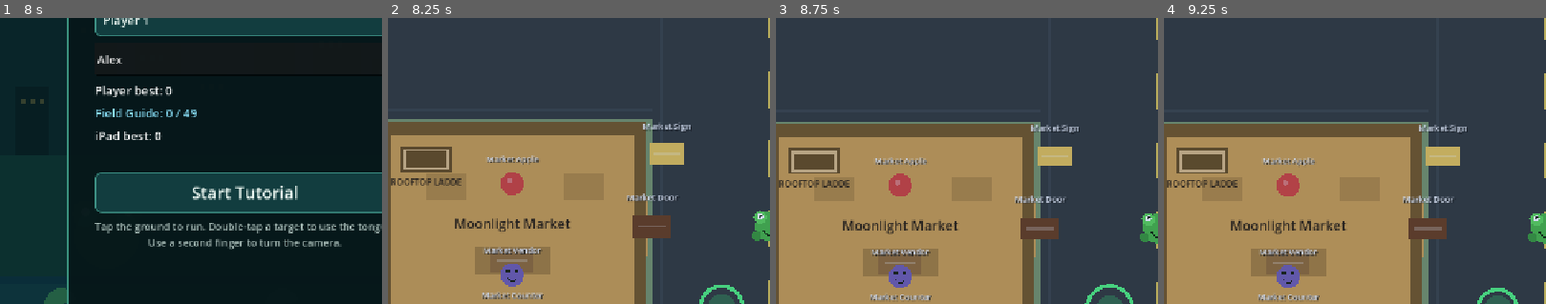
Above: before the commit, frames 1-4 (left to right).
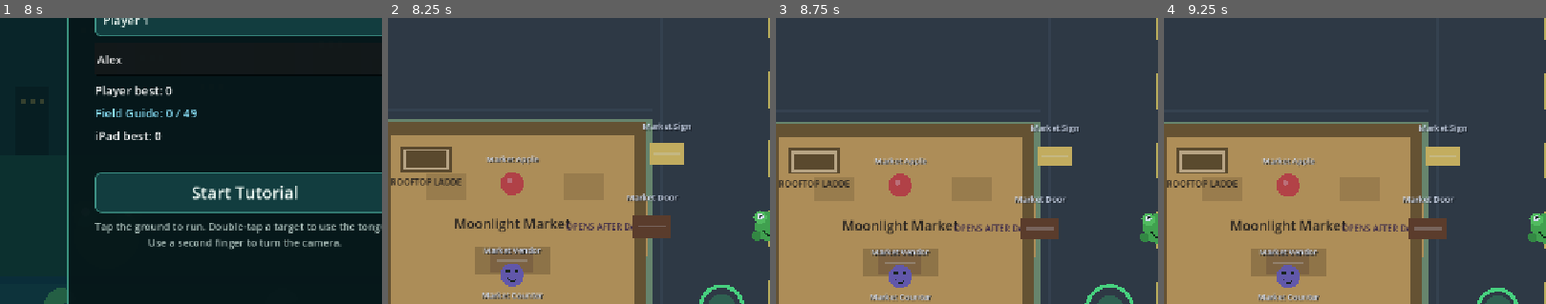
Above: after the commit, the same moments.

Repository: CHDAFNI-MSFT/FrogCityFeast
Game: Godot game, scene res://scenes/main.tscn
The game is run twice, just before and just after one commit, with the same random seed, the same clock (stepped at 60 frames per second) and the same inputs. Sound files missing from this copy of the repository are replaced by a short silence.
Inputs (mouse positions are % of the whole screen's width and height, from its top left):
- Up to frame 1 (8 s): click (32, 41) at 0.52 s; type "Alex" at 0.6 s; click "Player 1" at 1.25 s; click "Reduce motion: Off" at 2 s; click "Reduce motion: On" at 2.75 s; click "Player 1" at 3.5 s; click "Reduce motion: Off" at 4.25 s; click "Reduce motion: On" at 5 s; click "Player 1" at 5.75 s; click "Reduce motion: Off" at 6.5 s; click "Reduce motion: On" at 7.25 s
- Up to frame 2 (8.25 s): click "Start Tutorial" at 8 s
- Up to frame 3 (8.75 s): no input
- Up to frame 4 (9.25 s): click "Belly (0)" at 8.75 s
The pictures show only the part of the screen within x 0-50%, y 34-84%; the shares and areas given below are measured in that part.

Frame 1 is identical in both runs. In frame 2, 0.3% of the frame differs, in the area x 46-64%, y 71-75%; in frame 3, 0.2%; in frame 4, 0.2%.

Commit message:
Add Moonlight Market hours
Co-authored-by: Copilot <223556219+Copilot@users.noreply.github.com>

Copilot-Session: 1c35cf07-4d6c-4d2d-bf9f-40cb1a83c491

Diff:
--- a/src/building.gd
+++ b/src/building.gd
@@ -211,7 +211,9 @@
 	if destructible_parts and entrance_part_style == ENTRANCE_PART_DOOR:
 		_set_body_enabled(
 			_door_body,
-			not value and not is_part_removed(PART_DOOR)
+			not consumed
+			and not value
+			and not is_part_removed(PART_DOOR)
 		)
 		navigation_changed.emit()
 	queue_redraw()
--- a/src/feel_effects.gd
+++ b/src/feel_effects.gd
@@ -50,7 +50,7 @@
 		Color(1.0, 0.34, 0.28, 1.0),
 		0.34,
 		68.0,
-		8
+		7
 	)
 
 
--- a/src/game.gd
+++ b/src/game.gd
@@ -75,6 +75,8 @@
 const CROWD_HIDE_DURATION := 1.75
 const ODDITIES_SHOP_OPEN_START := 0.78
 const ODDITIES_SHOP_OPEN_END := 0.18
+const MOONLIGHT_MARKET_OPEN_START := 0.30
+const MOONLIGHT_MARKET_OPEN_END := 0.58
 const SHOP_DOORWAY_CLEARANCE := 8.0
 const ROADBLOCK_DEPLOY_DELAY := 3.0
 const ROADBLOCK_MIN_DISTANCE := 260.0
@@ -492,6 +494,7 @@
 var _current_crowd_intensity := 0.0
 var _current_kite_festival_intensity := 0.0
 var _oddities_shop_scheduled_open := false
+var _moonlight_market_scheduled_open := false
 var _crowd_hide_time := 0.0
 var _roadblock_deploy_time := 0.0
 var _roadblock_deployed := false
@@ -2719,6 +2722,9 @@
 		"interior_rooms": _interior_rooms.size(),
 		"active_interior": _active_interior_id,
 		"oddities_shop_scheduled_open": _oddities_shop_scheduled_open,
+		"moonlight_market_scheduled_open": (
+			_moonlight_market_scheduled_open
+		),
 		"pursuers": 1 if is_instance_valid(_pursuer) else 0,
 		"pursuer_archetype": (
 			_pursuer.archetype_id
@@ -4321,6 +4327,7 @@
 			kite_festival_intensity
 		)
 	_update_oddities_shop_schedule()
+	_update_moonlight_market_schedule()
 	AudioDirector.set_game_ambience(
 		self,
 		daylight < NIGHT_AUDIO_THRESHOLD
@@ -4408,26 +4415,69 @@
 	)
 
 
+static func moonlight_market_open_for_clock(value: float) -> bool:
+	var clock := fposmod(value, 1.0)
+	return (
+		clock >= MOONLIGHT_MARKET_OPEN_START
+		and clock < MOONLIGHT_MARKET_OPEN_END
+	)
+
+
 func _update_oddities_shop_schedule() -> void:
 	var shop := (
 		_building_by_id.get("oddities_shop") as PrototypeBuilding
 	)
 	if not is_instance_valid(shop):
 		return
+	if shop.consumed:
+		_oddities_shop_scheduled_open = false
+		return
 	if shop.is_part_removed(PrototypeBuilding.PART_DOOR):
 		shop.set_entrance_part_temporarily_open(false)
 		_oddities_shop_scheduled_open = false
 		return
 	var should_open := oddities_shop_open_for_clock(_day_clock)
-	if not should_open and _oddities_shop_doorway_occupied(shop):
+	if (
+		not should_open
+		and _scheduled_shop_doorway_occupied(
+			shop,
+			ODDITIES_CELLAR_ID
+		)
+	):
 		should_open = true
 	_set_oddities_shop_scheduled_open(shop, should_open)
 
 
-func _oddities_shop_doorway_occupied(
-	shop: PrototypeBuilding
+func _update_moonlight_market_schedule() -> void:
+	var market := (
+		_building_by_id.get("moonlight_market") as PrototypeBuilding
+	)
+	if not is_instance_valid(market):
+		return
+	if market.consumed:
+		_moonlight_market_scheduled_open = false
+		return
+	if market.is_part_removed(PrototypeBuilding.PART_DOOR):
+		market.set_entrance_part_temporarily_open(false)
+		_moonlight_market_scheduled_open = false
+		return
+	var should_open := moonlight_market_open_for_clock(_day_clock)
+	if (
+		not should_open
+		and _scheduled_shop_doorway_occupied(
+			market,
+			MARKET_ROOFTOP_ID
+		)
+	):
+		should_open = true
+	_set_moonlight_market_scheduled_open(market, should_open)
+
+
+func _scheduled_shop_doorway_occupied(
+	shop: PrototypeBuilding,
+	connected_room_id: String
 ) -> bool:
-	if _active_interior_id == ODDITIES_CELLAR_ID:
+	if _active_interior_id == connected_room_id:
 		return true
 	var doorway := shop.entrance_part_world_rect().grow(
 		SHOP_DOORWAY_CLEARANCE
@@ -4463,16 +4513,47 @@
 	):
 		return
 	_oddities_shop_scheduled_open = value
+	_set_scheduled_shop_entrance(
+		shop,
+		"oddities_shop_door",
+		value,
+		"Oddities Shop opened for the night.",
+		"Oddities Shop closed for the day."
+	)
+
+
+func _set_moonlight_market_scheduled_open(
+	market: PrototypeBuilding,
+	value: bool
+) -> void:
+	if (
+		_moonlight_market_scheduled_open == value
+		and market.entrance_part_temporarily_open == value
+	):
+		return
+	_moonlight_market_scheduled_open = value
+	_set_scheduled_shop_entrance(
+		market,
+		"moonlight_market_door",
+		value,
+		"Moonlight Market opened for the day.",
+		"Moonlight Market closed as the rain arrived."
+	)
+
+
+func _set_scheduled_shop_entrance(
+	shop: PrototypeBuilding,
+	entrance_target_id: String,
+	value: bool,
+	open_message: String,
+	closed_message: String
+) -> void:
 	shop.set_entrance_part_temporarily_open(value)
-	var shutter := _find_target_by_id("oddities_shop_door")
-	if is_instance_valid(shutter):
-		shutter.visible = not value
-		shutter.selectable = not value
-	_show_status(
-		"Oddities Shop opened for the night."
-		if value
-		else "Oddities Shop closed for the day."
-	)
+	var entrance_target := _find_target_by_id(entrance_target_id)
+	if is_instance_valid(entrance_target):
+		entrance_target.visible = not value
+		entrance_target.selectable = not value
+	_show_status(open_message if value else closed_message)
 
 
 func _update_crowd_hiding(delta: float) -> void:
@@ -5410,6 +5491,8 @@
 		"moonlight_market",
 		true
 	)
+	market.entrance_schedule_open_label = "DAY MARKET OPEN"
+	market.entrance_schedule_closed_label = "OPENS AFTER DAWN"
 	market.transition_door_position = Vector2(-160, -125)
 	market.transition_door_approach_offset = Vector2(90, 65)
 	market.transition_door_label = "ROOFTOP LADDER"
--- a/src/performance_budgets.gd
+++ b/src/performance_budgets.gd
@@ -157,6 +157,13 @@
 		"pursuers": 0,
 		"festival_lanterns": MAX_FESTIVAL_LANTERNS,
 	},
+	"day_market": {
+		"game_nodes": 369,
+		"collision_objects": 41,
+		"collision_shapes": 111,
+		"targets": MAX_TARGETS,
+		"buildings": MAX_BUILDINGS,
+	},
 	"busy_daytime": {
 		"game_nodes": 369,
 		"collision_objects": 41,
--- a/tests/performance_smoke.gd
+++ b/tests/performance_smoke.gd
@@ -223,6 +223,12 @@
 		{
 			"name": "night_shop",
 			"setup": _setup_night_shop,
+			"preferences": _default_preferences(),
+			"discoveries": PackedStringArray(),
+		},
+		{
+			"name": "day_market",
+			"setup": _setup_day_market,
 			"preferences": _default_preferences(),
 			"discoveries": PackedStringArray(),
 		},
@@ -605,6 +611,11 @@
 
 func _setup_night_shop(game: FrogGame) -> void:
 	game._day_clock = 0.0
+	game._update_day_night(0.0)
+
+
+func _setup_day_market(game: FrogGame) -> void:
+	game._day_clock = 0.54
 	game._update_day_night(0.0)
 
 
@@ -973,6 +984,14 @@
 				and int(snapshot["festival_lanterns"])
 				== BUDGETS.MAX_FESTIVAL_LANTERNS,
 				"Night stress opens Oddities Shop and activates the bounded bazaar without adding structure."
+			)
+		"day_market":
+			_check(
+				bool(snapshot["moonlight_market_scheduled_open"])
+				and not bool(snapshot["oddities_shop_scheduled_open"])
+				and int(snapshot["targets"]) == BUDGETS.MAX_TARGETS
+				and int(snapshot["buildings"]) == BUDGETS.MAX_BUILDINGS,
+				"Day-market stress opens Moonlight Market without adding or removing gameplay structure."
 			)
 		"busy_daytime":
 			_check(
--- a/tests/prototype_smoke.gd
+++ b/tests/prototype_smoke.gd
@@ -344,6 +344,7 @@
 
 	await _test_oddities_shop_sequence(game_scene)
 	await _test_oddities_shop_hours(game_scene)
+	await _test_moonlight_market_hours(game_scene)
 	await _test_oddities_cellar(game_scene)
 	await _test_leap_cafe_sequence(game_scene)
 	await _test_canal_apartments_sequence(game_scene)
@@ -4416,6 +4417,157 @@
 	await process_frame
 
 
+func _test_moonlight_market_hours(game_scene: PackedScene) -> void:
+	var game := game_scene.instantiate() as FrogGame
+	game.configure("market_hours_test", "Market Hours Tester", false)
+	root.add_child(game)
+	await process_frame
+	await physics_frame
+
+	game.set_process(false)
+	game._frog.set_physics_process(false)
+	var market := (
+		game._building_by_id.get("moonlight_market")
+		as PrototypeBuilding
+	)
+	var market_door := _find_target(game, "moonlight_market_door")
+	_check(
+		not FrogGame.moonlight_market_open_for_clock(0.2999)
+		and FrogGame.moonlight_market_open_for_clock(0.30)
+		and FrogGame.moonlight_market_open_for_clock(0.5799)
+		and not FrogGame.moonlight_market_open_for_clock(0.58)
+		and not FrogGame.moonlight_market_open_for_clock(0.9)
+		and FrogGame.moonlight_market_open_for_clock(1.30),
+		"Moonlight Market uses one deterministic daytime schedule with explicit boundaries."
+	)
+	_check(
+		is_instance_valid(market)
+		and is_instance_valid(market_door)
+		and not game._moonlight_market_scheduled_open
+		and not market.entrance_part_temporarily_open
+		and market._door_body.collision_layer == 1
+		and market_door.visible
+		and market_door.selectable,
+		"Moonlight Market starts closed before its authored daytime hours."
+	)
+
+	var closed_snapshot := game.performance_structure_snapshot()
+	var score_before := game._score
+	var growth_before := game._growth_points
+	var belly_before := game._belly.size()
+	var target_count_before := game._targets.size()
+	var discovery_count_before := game._known_discovery_count()
+	var challenge_progress_before := [
+		game._challenges.progress(SessionChallenges.SHARP_AIM),
+		game._challenges.progress(SessionChallenges.HOLD_ON),
+		game._challenges.progress(SessionChallenges.CITY_TOUR),
+		game._challenges.completed_count(),
+	]
+	seed(20260901)
+	var expected_random := randf()
+	seed(20260901)
+	game._day_clock = 0.57
+	game._update_day_night(0.0)
+	var actual_random := randf()
+	await physics_frame
+	var open_snapshot := game.performance_structure_snapshot()
+	_check(
+		game._moonlight_market_scheduled_open
+		and market.entrance_part_temporarily_open
+		and market._door_body.collision_layer == 0
+		and not market_door.visible
+		and not market_door.selectable
+		and market.weakness_count() == 0
+		and is_equal_approx(actual_random, expected_random),
+		"Moonlight Market opens during the day without weakening its removable door or consuming gameplay RNG."
+	)
+	_check(
+		int(open_snapshot["game_nodes"])
+		== int(closed_snapshot["game_nodes"])
+		and int(open_snapshot["collision_objects"])
+		== int(closed_snapshot["collision_objects"])
+		and int(open_snapshot["collision_shapes"])
+		== int(closed_snapshot["collision_shapes"])
+		and game._score == score_before
+		and game._growth_points == growth_before
+		and game._belly.size() == belly_before
+		and game._targets.size() == target_count_before
+		and game._known_discovery_count() == discovery_count_before
+		and challenge_progress_before == [
+			game._challenges.progress(SessionChallenges.SHARP_AIM),
+			game._challenges.progress(SessionChallenges.HOLD_ON),
+			game._challenges.progress(SessionChallenges.CITY_TOUR),
+			game._challenges.completed_count(),
+		],
+		"Daytime market hours change no structure, rewards, targets, Belly state, discoveries, or challenges."
+	)
+
+	game._frog.global_position = market.global_position
+	game._day_clock = 0.58
+	game._update_day_night(0.0)
+	_check(
+		game._moonlight_market_scheduled_open
+		and market._door_body.collision_layer == 0,
+		"Rain-boundary closure waits while the frog remains inside Moonlight Market."
+	)
+	game._frog.global_position = market.global_position + Vector2(0, 330)
+	game._spawn_pursuer(PrototypePursuer.ARCHETYPE_WATCHDOG)
+	var watchdog := game._pursuer
+	if is_instance_valid(watchdog):
+		watchdog.set_physics_process(false)
+		watchdog.global_position = market.global_position
+	game._update_day_night(0.0)
+	_check(
+		is_instance_valid(watchdog)
+		and game._moonlight_market_scheduled_open
+		and market._door_body.collision_layer == 0,
+		"Rain-boundary closure waits while a Watchdog occupies the market."
+	)
+	if is_instance_valid(watchdog):
+		watchdog.global_position = market.global_position + Vector2(0, 380)
+	game._active_interior_id = FrogGame.MARKET_ROOFTOP_ID
+	game._update_day_night(0.0)
+	_check(
+		game._moonlight_market_scheduled_open
+		and market._door_body.collision_layer == 0,
+		"Market closure waits while the frog uses the connected rooftop."
+	)
+	game._active_interior_id = ""
+	game._update_day_night(0.0)
+	await physics_frame
+	_check(
+		not game._moonlight_market_scheduled_open
+		and not market.entrance_part_temporarily_open
+		and market._door_body.collision_layer == 1
+		and market_door.visible
+		and market_door.selectable,
+		"Moonlight Market closes once its hall, doorway, pursuer, and connected room are clear."
+	)
+	if is_instance_valid(watchdog):
+		watchdog._escape()
+		await process_frame
+
+	game._frog.global_position = market.global_position + Vector2(0, 330)
+	game._swallow_target(market_door, 1.0)
+	game._day_clock = 0.57
+	game._update_day_night(0.0)
+	game._day_clock = 0.7
+	game._update_day_night(0.0)
+	_check(
+		market.weakness_count() == 1
+		and market.is_part_removed(PrototypeBuilding.PART_DOOR)
+		and market._door_body.collision_layer == 0
+		and not game._moonlight_market_scheduled_open
+		and not is_instance_valid(
+			game._find_target_by_id("moonlight_market_door")
+		),
+		"Eating the market door permanently overrides all later opening and closing times."
+	)
+
+	game.queue_free()
+	await process_frame
+
+
 func _test_leap_cafe_sequence(game_scene: PackedScene) -> void:
 	var game := game_scene.instantiate() as FrogGame
 	game.configure("leap_cafe_test", "Leap Cafe Tester", false)
Not shown, changed: docs/game-design.md
Not shown, changed: docs/playable-prototype.md
